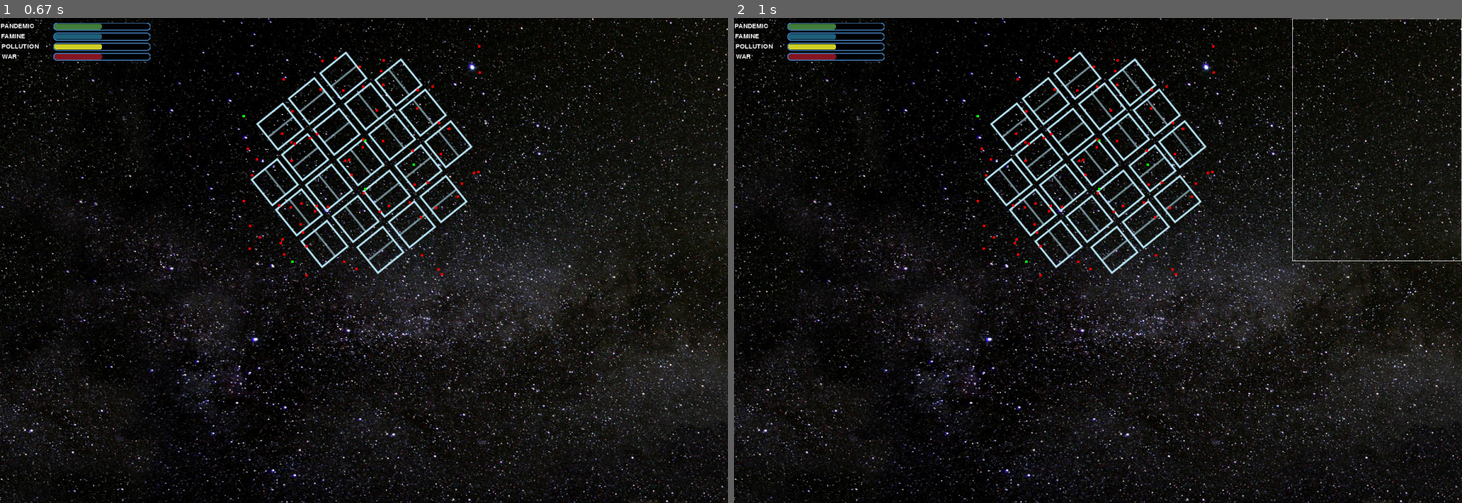
Above: before the commit, frames 1-2 (left to right).
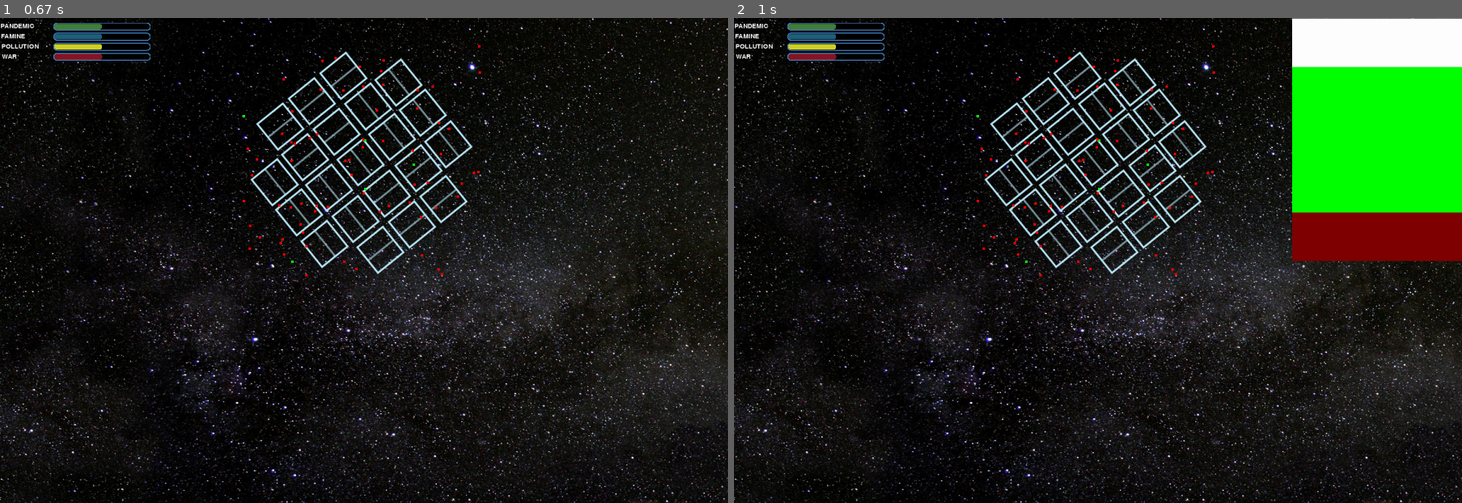
Above: after the commit, the same moments.

Repository: mindheist/pygame_examples
Game: pygame game, started from seti/equilibrium.py
Two runs of this game, one before a commit and one after it. Both use one fixed random seed, a clock stepped at 60 frames per second and the inputs below. The source is Python 2; it was converted automatically to run under Python 3.
Inputs (mouse positions are in pixels of both pictures, inside the frame that each line leads up to):
- Up to frame 1 (0.67 s): no input
- Up to frame 2 (1 s): click (1098, 85) at 0.88 s

Frame 1 is identical in both runs. In frame 2, 12% of the frame differs, in the area x 76-100%, y 0-51%.

Commit message:
+ Added Dummy Box for Non-Habitable stars

Diff:
--- a/seti/equilibrium.py
+++ b/seti/equilibrium.py
@@ -11,6 +11,7 @@
 RED   = (255,  0,  0)
 GREEN = (  0,255,  0)
 BLUE  = (  0,  0,255)
+MAROON = (128,0,0)
 
 # SCREEN SIZE
 
@@ -198,7 +199,9 @@
 						screen.blit(text4,textRect4)
 						screen.blit(catastrophes_sprite,(110,10))
 						all_sprites_list.draw(screen)
-						pygame.draw.rect(screen,WHITE, (1150,1,350,500),1)
+						pygame.draw.rect(screen,WHITE, (1150,1,350,100))
+						pygame.draw.rect(screen,GREEN, (1150,101,350,300))
+						pygame.draw.rect(screen,MAROON,(1150,401,350,100))
 
 		clock.tick(60)
 
